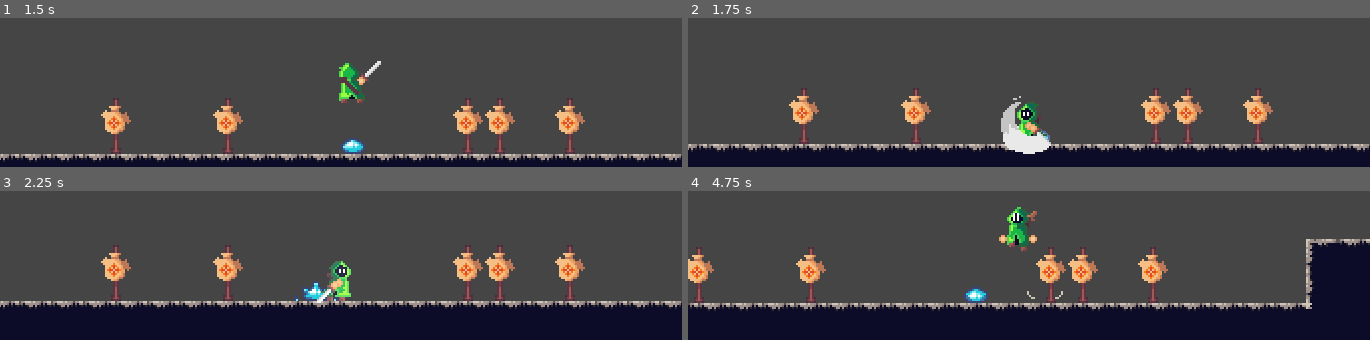
Above: before the commit, frames 1-4 (two rows, left to right).
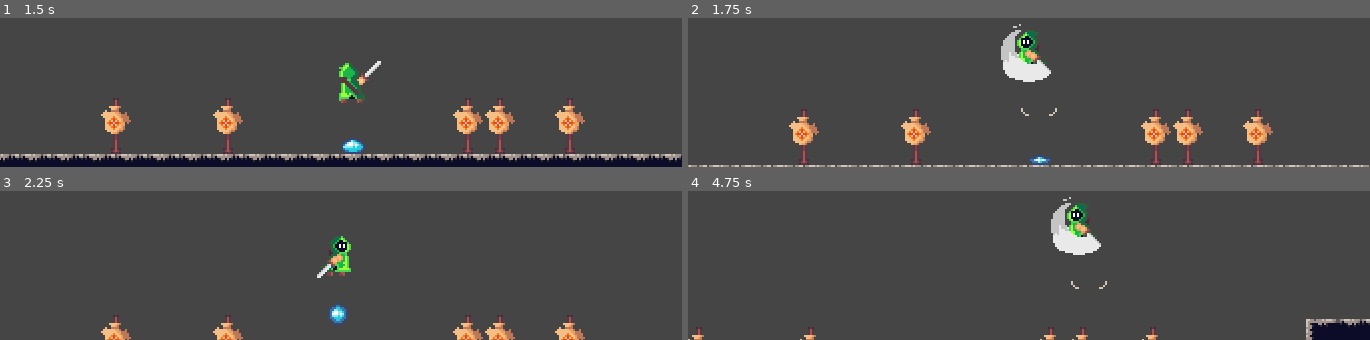
Above: after the commit, the same moments.

Repository: KrzysztofStaron/actionPlatformer
Game: Godot game, scene res://scenes/game.tscn
The game is run twice, just before and just after one commit, with the same random seed, the same clock (stepped at 60 frames per second) and the same inputs.
Inputs (mouse positions are in pixels of both pictures, inside the frame that each line leads up to):
- Up to frame 1 (1.5 s): move the mouse to (outside the picture) at 0.52 s; press the mouse at (outside the picture) at 0.53 s; hold D (move_right) 0.53-1.28 s; tap Space (jump) at 0.77 s; move the mouse to (outside the picture) at 1.27 s; release the mouse at (outside the picture) at 1.28 s; hold A (move_left) from 1.28 s (still down); tap Ctrl (walk) at 1.35 s
- Up to frame 2 (1.75 s): keep holding A (move_left); tap Space (jump) at 1.52 s
- Up to frame 3 (2.25 s): move the mouse to (outside the picture) at 2.02 s; release A (move_left) at 2.03 s; press the mouse at (outside the picture) at 2.03 s; hold D (move_right) from 2.03 s (still down)
- Up to frame 4 (4.75 s): move the mouse to (994, 225) at 2.77 s; release the mouse at (994, 225) at 2.78 s; tap Ctrl (walk) at 2.85, 4.35 s; tap Space (jump) at 3.02, 3.77, 4.52 s; move the mouse to (1233, 205) at 3.52 s; release D (move_right) at 3.53 s; press the mouse at (1233, 205) at 3.53 s; hold A (move_left) from 3.53 s (still down); move the mouse to (outside the picture) at 4.27 s; release the mouse at (outside the picture) at 4.28 s

Frame 1 is identical in both runs. In frame 2, 23% of the frame differs, in the area x 0-100%, y 4-100%; in frame 3, 31%; in frame 4, 34%.

Commit message:
death effect

Diff:
--- a/player/player.tscn
+++ b/player/player.tscn
@@ -14,6 +14,7 @@
 [ext_resource path="res://player/data/atack.gd" type="Script" id=12]
 [ext_resource path="res://player/textures/fall.png" type="Texture" id=13]
 [ext_resource path="res://player/animationState.tres" type="AnimationNodeStateMachine" id=14]
+[ext_resource path="res://tilesets/map/map.png" type="Texture" id=15]
 
 [sub_resource type="ShaderMaterial" id=25]
 shader = ExtResource( 7 )
@@ -125,6 +126,18 @@
 "times": PoolRealArray(  ),
 "transitions": PoolRealArray(  ),
 "values": [  ]
+}
+tracks/5/type = "value"
+tracks/5/path = NodePath("Sprite2:material:shader_param/alfa")
+tracks/5/interp = 1
+tracks/5/loop_wrap = true
+tracks/5/imported = false
+tracks/5/enabled = true
+tracks/5/keys = {
+"times": PoolRealArray( 0, 0.15 ),
+"transitions": PoolRealArray( 1, 1 ),
+"update": 0,
+"values": [ 0.0, 1.0 ]
 }
 
 [sub_resource type="Animation" id=59]
@@ -541,9 +554,22 @@
 [sub_resource type="CircleShape2D" id=12]
 radius = 3.0
 
+[sub_resource type="Shader" id=61]
+code = "shader_type canvas_item;
+
+uniform float alfa;
+
+void fragment() {
+	COLOR = vec4(0, 0, 0, alfa);
+}"
+
+[sub_resource type="ShaderMaterial" id=62]
+shader = SubResource( 61 )
+shader_param/alfa = 0.0
+
 [node name="player" type="KinematicBody2D" groups=["player"]]
 pause_mode = 2
-z_index = 2
+z_index = 5
 collision_layer = 8
 script = ExtResource( 2 )
 
@@ -609,5 +635,12 @@
 scale = Vector2( 2.58333, 2.8125 )
 polygon = PoolVector2Array( 3.87097, -4.97778, 3.87097, 3.91111, -0.387097, 3.91111, -0.387097, -4.97778 )
 
-[connection signal="body_entered" from="groundSensor" to="data/move" method="_on_ground_state_changed"]
-[connection signal="body_exited" from="groundSensor" to="data/move" method="_on_ground_state_changed"]
+[node name="Sprite2" type="Sprite" parent="."]
+material = SubResource( 62 )
+position = Vector2( -0.999985, -3.00001 )
+scale = Vector2( 7.57143, 13.9167 )
+z_index = -1
+texture = ExtResource( 15 )
+
+[connection signal="body_entered" from="groundSensor" to="data/move" method="update_grounded"]
+[connection signal="body_exited" from="groundSensor" to="data/move" method="update_grounded"]
Not shown: 1 places in player/player.tscn that only renumber resources
